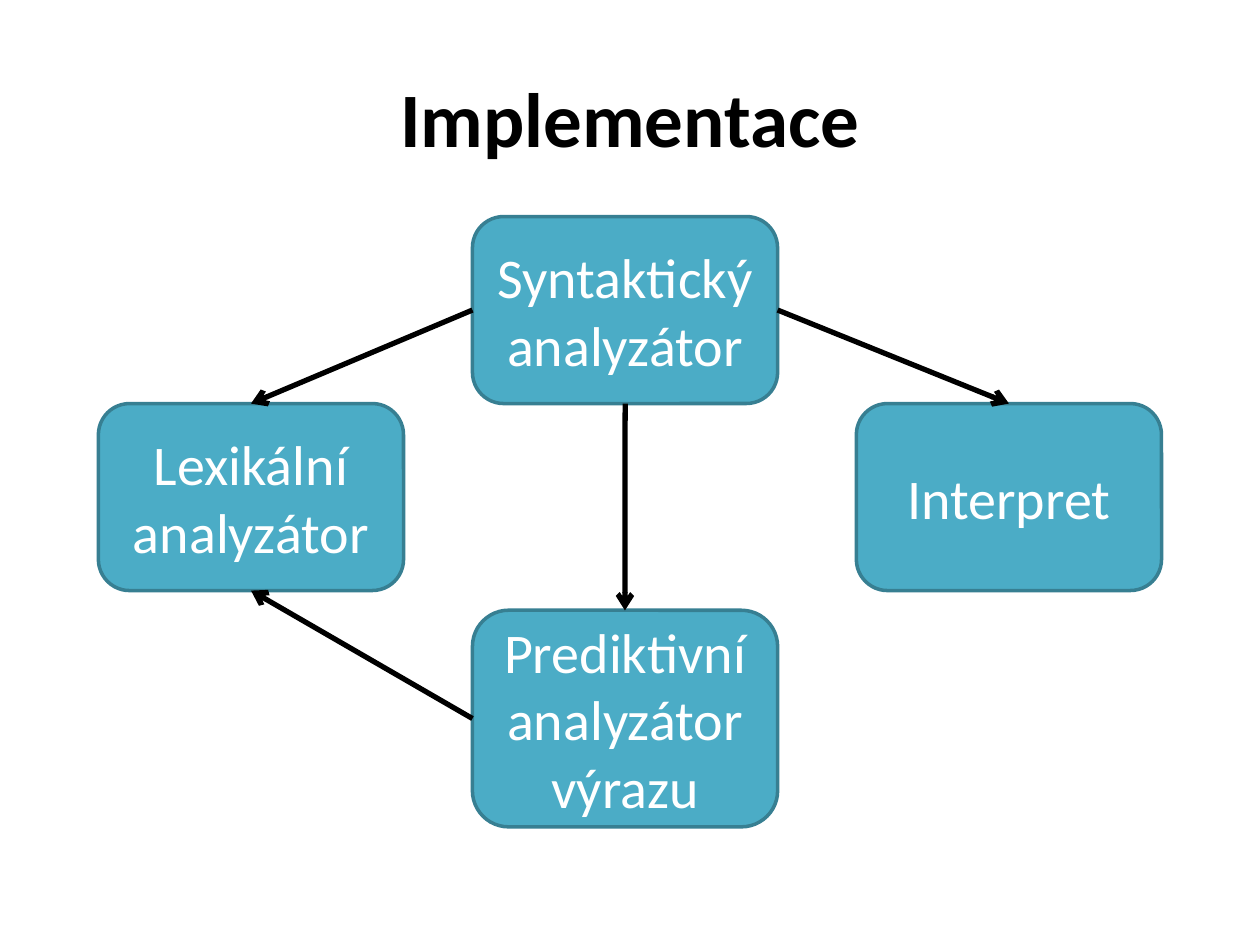
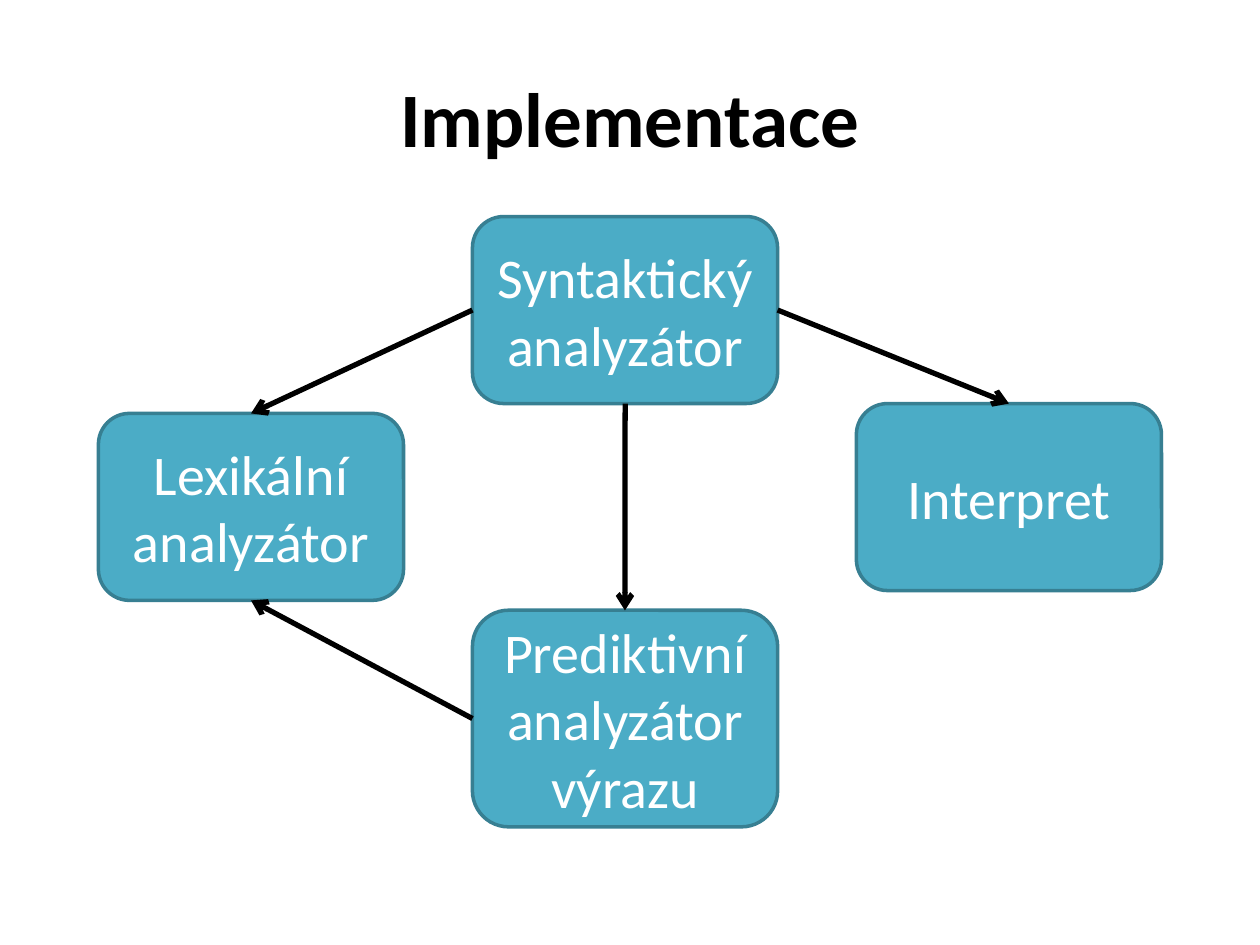
Before and after one commit to tehryn/Formal-languages, a slide deck: slide 5 of dokumentace/prezentace.pptx (slide 4 before the commit). Drawn at 1260x945 pixels with LibreOffice and Linux fonts; fonts in the diff are those of the drawing. Boxes give left, top, right and bottom in pixels: in the first picture for what was removed or moved away, otherwise in the second. Text is boxed around its words. In the diff, an @@ line names an element or a change of style, - is before the commit and + after.

```diff
--- a/dokumentace/prezentace.pptx
+++ b/dokumentace/prezentace.pptx
@@ arrow moved from (472, 310) - (251, 403) to (472, 310) - (251, 413) @@
@@ rounded rectangle "Lexikální analyzátor": place and size @@
-rounded rectangle "Lexikální analyzátor" at [98,403,403,590]
+rounded rectangle "Lexikální analyzátor" at [98,413,403,600]
@@ arrow moved from (472, 718) - (251, 591) to (472, 718) - (251, 601) @@
```
Also in this commit, not shown: 7 other slides changed, 2 slides added.
